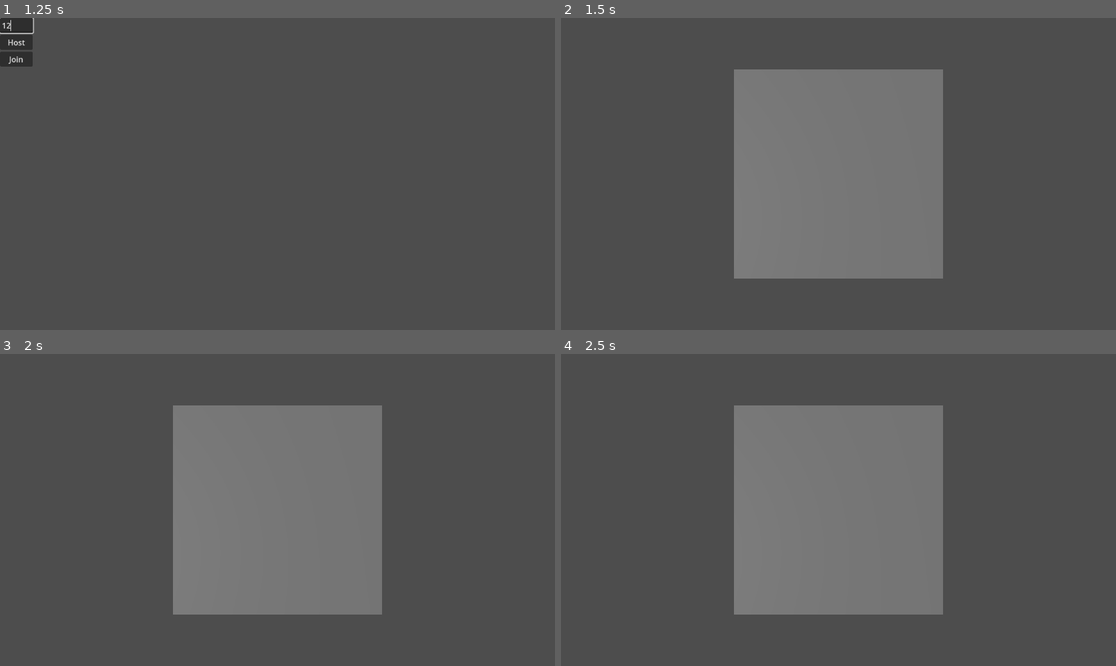
Above: before the commit, frames 1-4 (two rows, left to right).
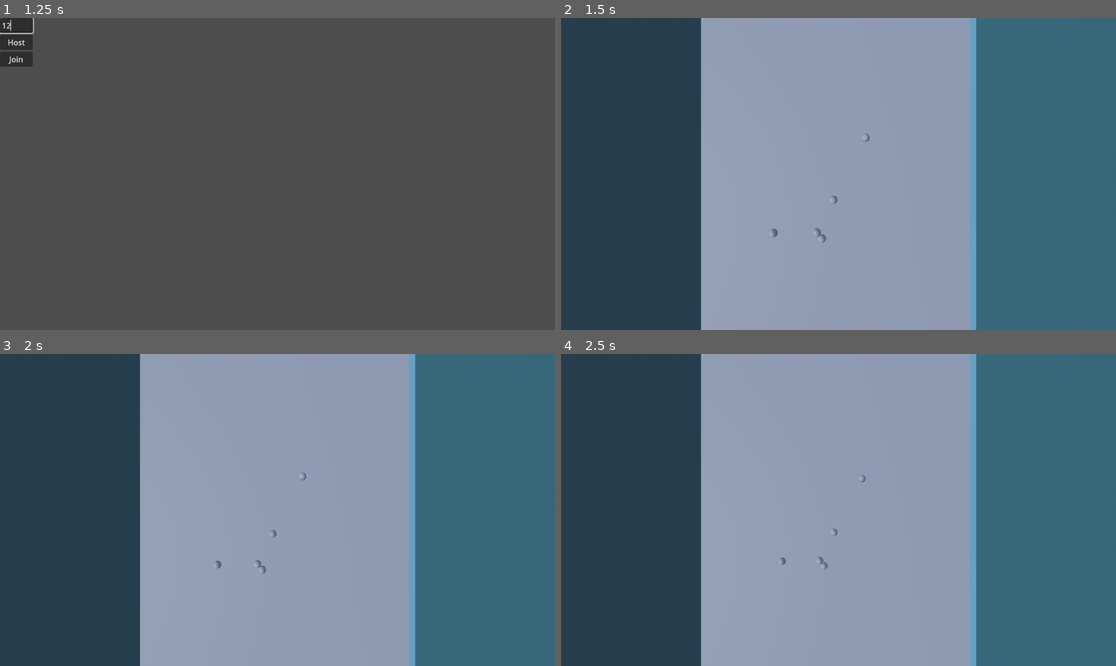
Above: after the commit, the same moments.

Repository: pakeke-constructor/footy
Game: Godot game, scene res://scenes/menu/menu.tscn
Same seed, same stepped clock (60 frames per second), same inputs: the game is played once before the commit and once after it.
Inputs (mouse positions are in pixels of both pictures, inside the frame that each line leads up to):
- Up to frame 1 (1.25 s): click (16, 24) at 0.52 s; type "12" at 0.6 s
- Up to frame 2 (1.5 s): click "Host" at 1.25 s
- Up to frame 3 (2 s): no input
- Up to frame 4 (2.5 s): tap Enter (ui_accept) at 2, 2.27 s; move the mouse to (960, 494) at 2.02 s; hold D (move_right) from 2.03 s (still down); tap P at 2.1 s; click (960, 494) at 2.17 s

Frame 1 is identical in both runs. In frame 2, 100% of the frame differs, in the area x 0-100%, y 0-100%; in frame 3, 100%; in frame 4, 100%.

Commit message:
the balls are syncing yoo

Diff:
--- a/project.godot
+++ b/project.godot
@@ -37,3 +37,7 @@
 "events": [Object(InputEventKey,"resource_local_to_scene":false,"resource_name":"","device":-1,"window_id":0,"alt_press …(192 unchanged characters)…
 ]
 }
+
+[rendering]
+
+anti_aliasing/quality/msaa_3d=1
--- a/scenes/objects/ball/Ball.tscn
+++ b/scenes/objects/ball/Ball.tscn
@@ -1,10 +1,13 @@
-[gd_scene load_steps=3 format=3 uid="uid://dd0ceu3vsti2t"]
+[gd_scene load_steps=4 format=3 uid="uid://dd0ceu3vsti2t"]
+
+[ext_resource type="Script" uid="uid://vrjlse41qsux" path="res://scenes/objects/ball/ball.gd" id="1_ijbg5"]
 
 [sub_resource type="SphereMesh" id="SphereMesh_7haiw"]
 
 [sub_resource type="SphereShape3D" id="SphereShape3D_ijbg5"]
 
-[node name="Ball" type="StaticBody3D"]
+[node name="Ball" type="RigidBody3D"]
+script = ExtResource("1_ijbg5")
 
 [node name="MeshInstance3D" type="MeshInstance3D" parent="."]
 mesh = SubResource("SphereMesh_7haiw")
--- a/scenes/objects/ball/ball.gd
+++ b/scenes/objects/ball/ball.gd
@@ -23,10 +23,10 @@
         last_position = global_position
         last_velocity = linear_velocity
 
-        sync_physics_state(global_position, linear_velocity, angular_velocity)
+        sync_physics_state.rpc(global_position, linear_velocity, angular_velocity)
 
 
-@rpc("authority", "unreliable")
+@rpc("authority", "call_remote", "unreliable_ordered", Util.UNORDERED_CHANNEL)
 func sync_physics_state(pos: Vector3, lin_vel: Vector3, ang_vel: Vector3):
     if multiplayer.is_server():
         return
--- a/scenes/world/World.tscn
+++ b/scenes/world/World.tscn
@@ -7,11 +7,29 @@
 
 [sub_resource type="BoxShape3D" id="BoxShape3D_5qbjp"]
 
+[sub_resource type="StandardMaterial3D" id="StandardMaterial3D_1oml7"]
+resource_local_to_scene = true
+transparency = 1
+vertex_color_is_srgb = true
+albedo_color = Color(0.197712, 0.630956, 0.788205, 0.498039)
+
+[sub_resource type="ProceduralSkyMaterial" id="ProceduralSkyMaterial_1oml7"]
+sky_top_color = Color(0.578865, 0.737776, 1, 1)
+sky_horizon_color = Color(0.825727, 0.612332, 0.249267, 1)
+
+[sub_resource type="Sky" id="Sky_6eebf"]
+sky_material = SubResource("ProceduralSkyMaterial_1oml7")
+
+[sub_resource type="Environment" id="Environment_1oml7"]
+background_mode = 2
+sky = SubResource("Sky_6eebf")
+ssao_enabled = true
+
 [node name="World" type="Node3D"]
 script = ExtResource("1_5qbjp")
 
 [node name="Floor" type="StaticBody3D" parent="."]
-transform = Transform3D(20, 0, 0, 0, 1, 0, 0, 0, 20, 0, 0, 0)
+transform = Transform3D(60, 0, 0, 0, 1, 0, 0, 0, 40, 0, 0, 0)
 
 [node name="MeshInstance3D" type="MeshInstance3D" parent="Floor"]
 transform = Transform3D(1, 0, 0, 0, 1, 0, 0, 0, 1, 0, 0, 0)
@@ -20,8 +38,55 @@
 [node name="CollisionShape3D" type="CollisionShape3D" parent="Floor"]
 shape = SubResource("BoxShape3D_5qbjp")
 
+[node name="WallBack" type="StaticBody3D" parent="."]
+transform = Transform3D(1, 0, 0, 0, 20, 0, 0, 0, 40, 29.601, 9.3883, 0.0886364)
+
+[node name="MeshInstance3D" type="MeshInstance3D" parent="WallBack"]
+transform = Transform3D(1, 0, 0, 0, 1, 0, 0, 0, 1, 0, 0, 0)
+mesh = SubResource("BoxMesh_qjesc")
+surface_material_override/0 = SubResource("StandardMaterial3D_1oml7")
+
+[node name="CollisionShape3D" type="CollisionShape3D" parent="WallBack"]
+shape = SubResource("BoxShape3D_5qbjp")
+
+[node name="WallFront" type="StaticBody3D" parent="."]
+transform = Transform3D(1, 0, 0, 0, 20, 0, 0, 0, 40, -30.0603, 9.3883, 0.0886364)
+
+[node name="MeshInstance3D" type="MeshInstance3D" parent="WallFront"]
+transform = Transform3D(1, 0, 0, 0, 1, 0, 0, 0, 1, 0, 0, 0)
+mesh = SubResource("BoxMesh_qjesc")
+surface_material_override/0 = SubResource("StandardMaterial3D_1oml7")
+
+[node name="CollisionShape3D" type="CollisionShape3D" parent="WallFront"]
+shape = SubResource("BoxShape3D_5qbjp")
+
+[node name="WallRight" type="StaticBody3D" parent="."]
+transform = Transform3D(60, 0, 0, 0, 20, 0, 0, 0, 1, -0.431123, 9.3883, -19.5955)
+
+[node name="MeshInstance3D" type="MeshInstance3D" parent="WallRight"]
+transform = Transform3D(1, 0, 0, 0, 1, 0, 0, 0, 1, -0.000234413, 0.00221762, 0.00461006)
+mesh = SubResource("BoxMesh_qjesc")
+surface_material_override/0 = SubResource("StandardMaterial3D_1oml7")
+
+[node name="CollisionShape3D" type="CollisionShape3D" parent="WallRight"]
+shape = SubResource("BoxShape3D_5qbjp")
+
+[node name="WallLeft" type="StaticBody3D" parent="."]
+transform = Transform3D(60, 0, 0, 0, 20, 0, 0, 0, 1, -0.431123, 9.3883, 20.4189)
+
+[node name="MeshInstance3D" type="MeshInstance3D" parent="WallLeft"]
+transform = Transform3D(1, 0, 0, 0, 1, 0, 0, 0, 1, -0.000234413, 0.00221762, 0.00461006)
+mesh = SubResource("BoxMesh_qjesc")
+surface_material_override/0 = SubResource("StandardMaterial3D_1oml7")
+
+[node name="CollisionShape3D" type="CollisionShape3D" parent="WallLeft"]
+shape = SubResource("BoxShape3D_5qbjp")
+
 [node name="DirectionalLight3D" type="DirectionalLight3D" parent="."]
 transform = Transform3D(0.976672, -0.129829, 0.171043, 0, 0.79653, 0.604599, -0.214735, -0.590495, 0.777949, 0, 7.36435, 0)
 
 [node name="Debugger" type="Node" parent="."]
 script = ExtResource("2_1oml7")
+
+[node name="WorldEnvironment" type="WorldEnvironment" parent="."]
+environment = SubResource("Environment_1oml7")
--- a/scenes/world/world.gd
+++ b/scenes/world/world.gd
@@ -17,7 +17,7 @@
 
 
 func _spawn_physics_objects():
-    for i in range(0):
+    for i in range(5):
         var obj = ball_scene.instantiate()
         obj.position = Vector3(randf_range(-10, 10), 5, randf_range(-10, 10))
         obj.name = "PhysicsObject_" + str(i)
@@ -74,7 +74,7 @@
     if OS.is_debug_build():
         var camera = Camera3D.new()
         add_child(camera)
-        camera.transform.origin = Vector3(0, 20, 0)
+        camera.transform.origin = Vector3(0, 30, 0)
         camera.look_at(Vector3(0, 0, 0))
         camera.current = true
         Input.mouse_mode = Input.MOUSE_MODE_VISIBLE
--- a/scripts/util.gd
+++ b/scripts/util.gd
@@ -25,3 +25,13 @@
         prefix = "(client) "
 
     print(prefix, " ".join(lis))
+
+
+
+
+# ENet channels for packet types.
+# we wanna use different channels for unreliable, reliable, and unordered;
+# since we dont want blocking.
+const UNRELIABLE_CHANNEL = 1
+const RELIABLE_CHANNEL = 2
+const UNORDERED_CHANNEL = 3
Not shown: 1 places in scenes/world/World.tscn that only renumber resources
